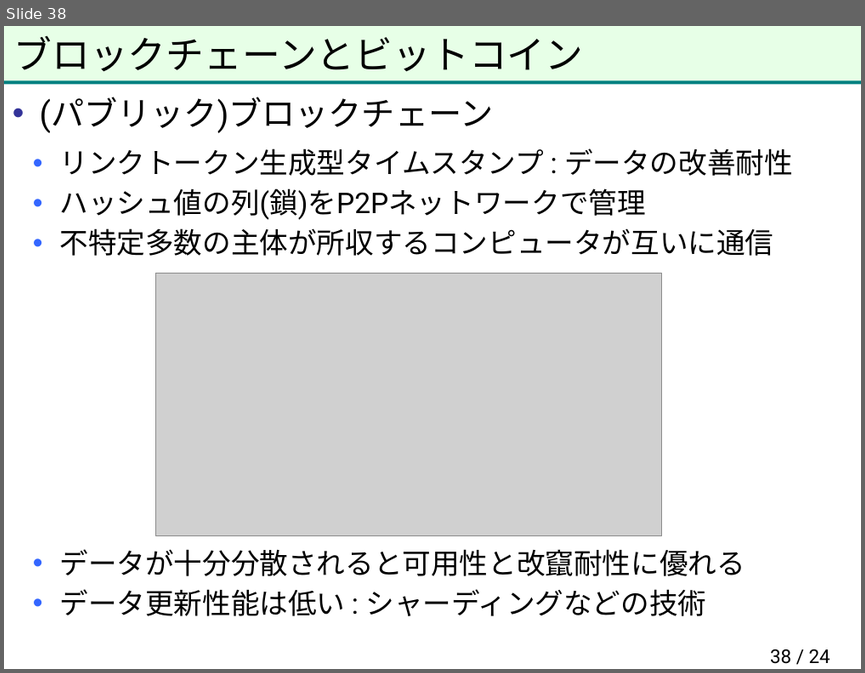
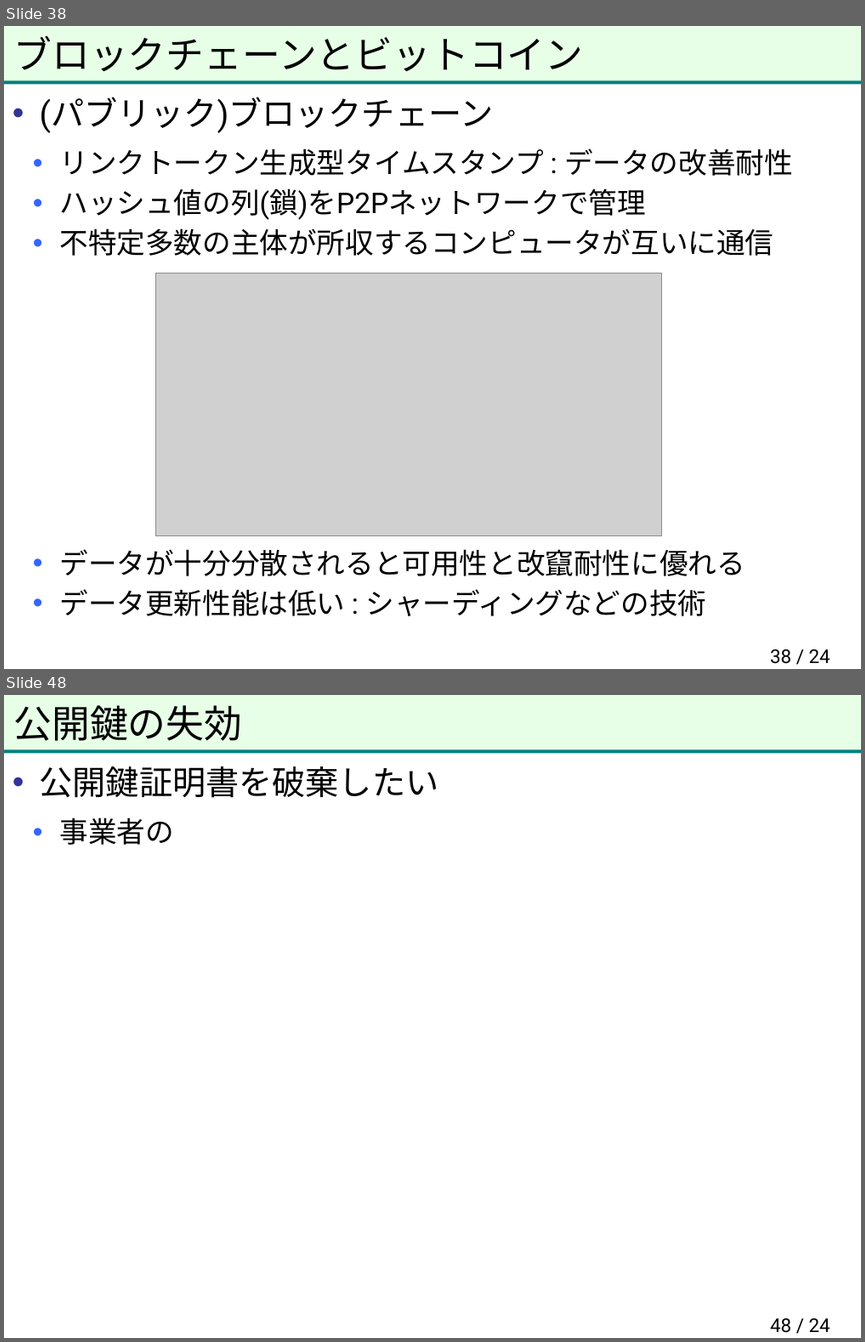
Before and after one commit to herumi/anninbon, a slide deck: lec/anninbon7.pptx. Shown one above the other, each under a label of ours: slide 38 before the commit, slides 38 and 48 after it; the slides between them are not shown. The pictures are 865x673 and 865x1342 pixels, drawn with LibreOffice and Linux fonts; fonts in the diff are those of the drawing; grey boxes stand for pictures; background and template pictures are left out. Boxes give left, top, right and bottom in pixels: in the first picture for what was removed or moved away, otherwise in the second. Text is boxed around its words. In the diff, an @@ line names an element or a change of style, - is before the commit and + after.

```diff
--- a/lec/anninbon7.pptx
+++ b/lec/anninbon7.pptx
@@ slide 48 added at [4, 695, 861, 1338], background #FFFFFF; not listed: 2 template elements that a slide beside it also shows @@
@@ title added at [14, 705, 243, 741], 32 pt, text #000000 @@
+公開鍵の失効
@@ text added at [40, 766, 439, 845], 28 pt, text #000000 @@
+• 公開鍵証明書を破棄したい
+  • 事業者の
@@ page number added at [770, 1318, 830, 1333], 16 pt, text #000000 @@
+48 / 24
```
Also in this commit, not shown: 1 slide changed, 8 other slides added.
